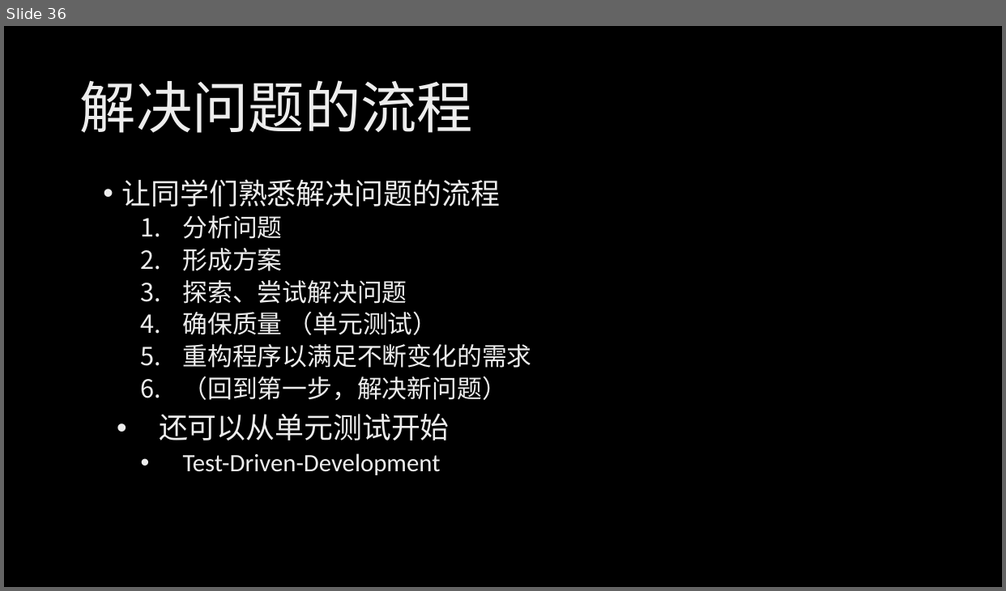
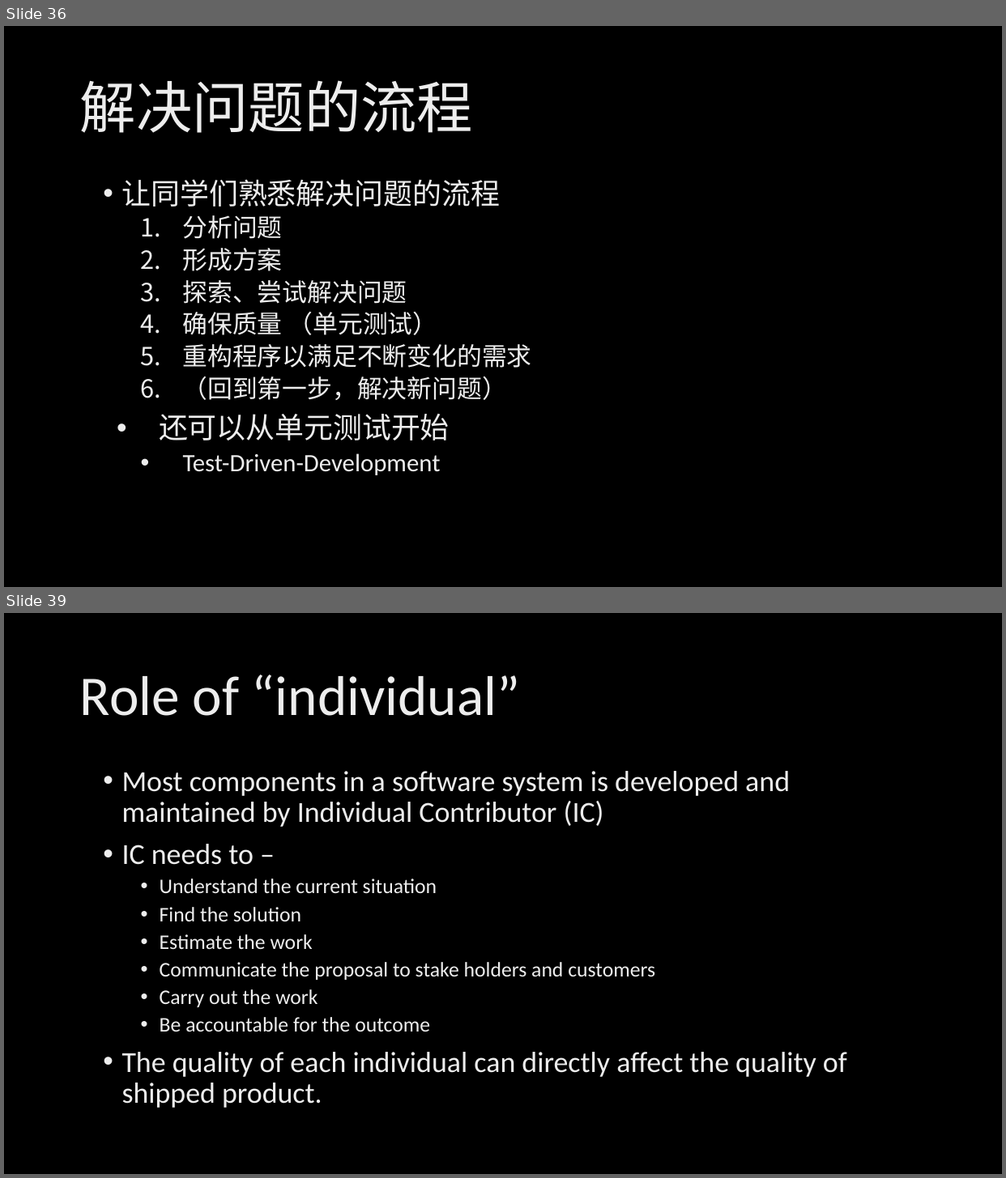
Before and after one commit to xinase/ASE, a slide deck: chapter02/ASE_2_Engineering_Skills.pptx. Shown one above the other, each under a label of ours: slide 36 before the commit, slides 36 and 39 after it; the slides between them are not shown. The pictures are 1006x591 and 1006x1178 pixels, drawn with LibreOffice and Linux fonts; fonts in the diff are those of the drawing; background and template pictures are left out. Boxes give left, top, right and bottom in pixels: in the first picture for what was removed or moved away, otherwise in the second. Text is boxed around its words. In the diff, an @@ line names an element or a change of style, - is before the commit and + after.

```diff
--- a/chapter02/ASE_2_Engineering_Skills.pptx
+++ b/chapter02/ASE_2_Engineering_Skills.pptx
@@ slide 39 added at (x1=4, y1=613, x2=1002, y2=1174), background picture (left out) @@
@@ title added at (x1=80, y1=675, x2=520, y2=716), 54 pt, text gradient #BFBFBF to #EDEDED to #FFFFFF @@
+Role of “individual”
@@ text added at (x1=122, y1=771, x2=847, y2=1108), 28 pt, text gradient #BFBFBF to #EDEDED to #FFFFFF @@
+• Most components in a software system is developed and maintained by Individual Contributor (IC)
+• IC needs to –
+  • Understand the current situation
+  • Find the solution
+  • Estimate the work
+  • Communicate the proposal to stake holders and customers
+  • Carry out the work
+  • Be accountable for the outcome
+• The quality of each individual can directly affect the quality of shipped product.
```
Also in this commit, not shown: 40 other slides added, 5 other files.
